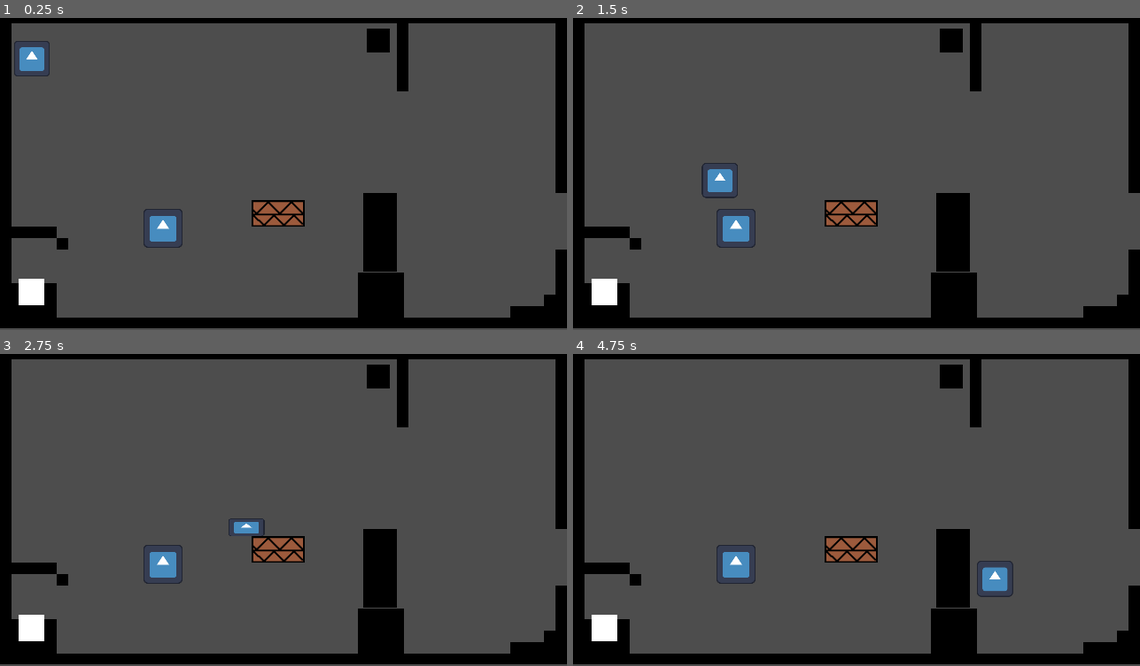
Above: before the commit, frames 1-4 (two rows, left to right).
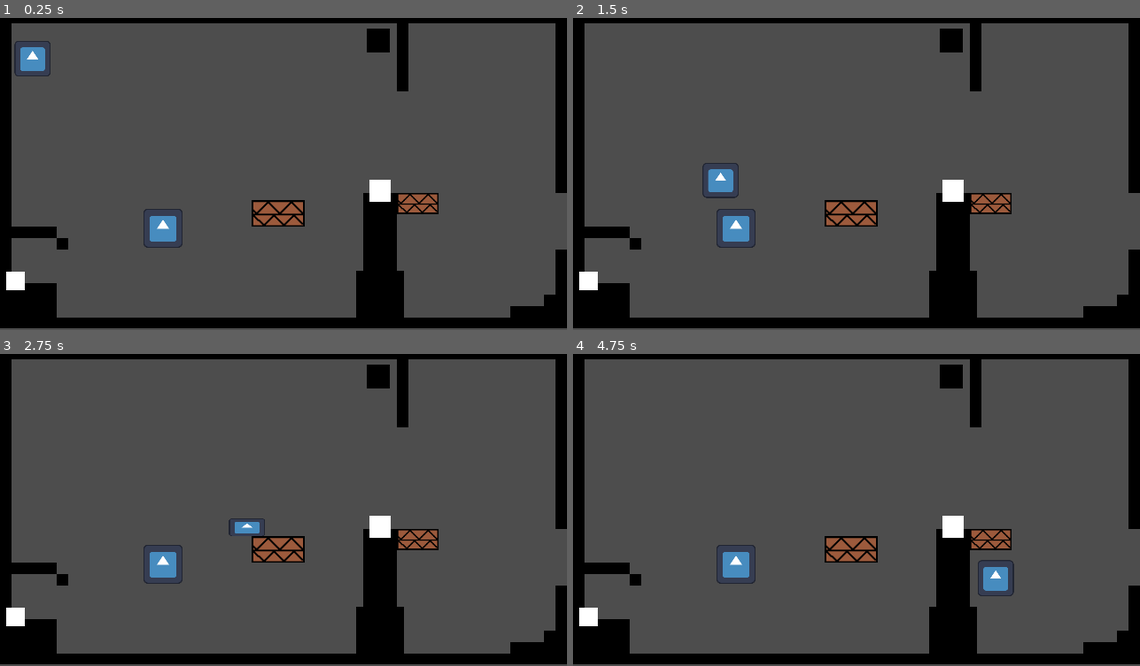
Above: after the commit, the same moments.

Repository: Phobos43/Gamejam
Game: Godot game, scene res://Scenes/platforming test.tscn
Two runs of this game, one before a commit and one after it. Both use one fixed random seed, a clock stepped at 60 frames per second and the inputs below. The project has no main scene, so this scene is started directly. The engine's default icon, where the game draws it, is replaced by a stand-in: a white triangle on a blue panel in a dark square.
Inputs:
- Up to frame 1 (0.25 s): no input
- Up to frame 2 (1.5 s): hold Down (crouch) 0.53-1.28 s; hold Right (move_right) from 0.53 s (still down); tap W (jump) at 0.77 s; tap Down (crouch) at 1.35 s
- Up to frame 3 (2.75 s): tap W (jump) at 1.52 s; release Right (move_right) at 2.03 s; hold A (move_left) from 2.03 s (still down); hold Down (crouch) from 2.03 s (still down)
- Up to frame 4 (4.75 s): release A (move_left) at 2.78 s; release Down (crouch) at 2.78 s; hold Right (move_right) 2.78-4.28 s; tap Down (crouch) at 2.85, 4.35 s; tap W (jump) at 3.02, 3.77, 4.52 s; hold Down (crouch) 3.53-4.28 s; hold A (move_left) from 4.28 s (still down)

The runs differ from the first frame. In frame 1, 1.4% of the frame differs, in the area x 1-78%, y 7-97%; in frame 2, 1.4%; in frame 3, 1.4%; in frame 4, 1.5%, in the area x 1-78%, y 51-97%.

Commit message:
Made platforms work

Diff:
--- a/Scenes/platforming test.tscn
+++ b/Scenes/platforming test.tscn
@@ -135,7 +135,7 @@
 tile_set = SubResource("TileSet_ak5v8")
 
 [node name="Player" parent="." unique_id=2009888759 instance=ExtResource("3_4141e")]
-position = Vector2(90, 90)
+position = Vector2(92, 134)
 
 [node name="Camera2D" type="Camera2D" parent="." unique_id=1779311683]
 anchor_mode = 0
@@ -156,17 +156,32 @@
 sprite = ExtResource("10_u5bkg")
 sprite_scale = 2.34
 
+[node name="TextureDoor" parent="." unique_id=964438886 instance=ExtResource("9_3hbtn")]
+position = Vector2(1073.0005, 798.99976)
+group_id_activation = 1
+easing_mode = 2
+toggled_position = Vector2(1075, 666)
+initial_position = Vector2(1073, 799)
+sprite = ExtResource("2_u51cp")
+sprite_scale = 0.675
+
+[node name="TextureDoor2" parent="." unique_id=1718401157 instance=ExtResource("9_3hbtn")]
+position = Vector2(1179.0005, 541.99976)
+group_id_activation = 2
+easing_mode = 2
+toggled_position = Vector2(1408, 220)
+initial_position = Vector2(1179, 542)
+sprite = ExtResource("10_u5bkg")
+sprite_scale = 1.83
+
 [node name="TexturePlate" parent="." unique_id=774278610 instance=ExtResource("7_dbjo0")]
-position = Vector2(89, 793)
+position = Vector2(44, 761)
 group_id_activation = 1
 sprite = ExtResource("8_mc3sl")
-sprite_scale = 0.37
+sprite_scale = 0.26
 
-[node name="TexturePlatform3" parent="." unique_id=1261606955 instance=ExtResource("9_3hbtn")]
-position = Vector2(1075, 801.99976)
-group_id_activation = 1
-easing_mode = 2
-toggled_position = Vector2(1075, 670)
-initial_position = Vector2(1075, 802)
-sprite = ExtResource("2_u51cp")
-sprite_scale = 0.645
+[node name="TexturePlate2" parent="." unique_id=178239541 instance=ExtResource("7_dbjo0")]
+position = Vector2(1072, 506)
+group_id_activation = 2
+sprite = ExtResource("8_mc3sl")
+sprite_scale = 0.305
--- a/Scripts/LevelScripts/DoorManager.gd
+++ b/Scripts/LevelScripts/DoorManager.gd
@@ -24,7 +24,7 @@
 func _ready() -> void:
 	refresh($CollisionShape2D)
 
-func _physics_process(delta: float) -> void:
+func _physics_process(_delta: float) -> void:
 	if set_positions == Positionset.None:
 		if toggled:
 			movement_to(toggled_position)
--- a/Scripts/LevelScripts/PlateManager.gd
+++ b/Scripts/LevelScripts/PlateManager.gd
@@ -1,7 +1,5 @@
 @tool
 extends TextureComponent
-
-signal toggle_group(id, length)
 
 @export var group_id_activation : int = 0
 @export var show_affecting_groups : bool = false
@@ -9,6 +7,7 @@
 func _ready() -> void:
 	refresh($Area2D/CollisionShape2D)
 	$Area2D.body_entered.connect(body_entered)
+	$Area2D.body_exited.connect(body_exited)
 
 var display_list = []
 
@@ -18,15 +17,23 @@
 			for node in get_tree().get_nodes_in_group("Dynamic Components"):
 				if node.group_id_activation == group_id_activation:
 					var indicator = Line2D.new()
-					indicator.points = [Vector2(0,0), node.position]
+					indicator.points = [Vector2(0,0), to_local(node.global_position)]
 					indicator.add_to_group("Group indicators " + str(group_id_activation))
 					add_child(indicator)
 		else:
-			for node in get_tree().get_nodes_in_group("Group indicator " + str(group_id_activation)):
+			for node in get_tree().get_nodes_in_group("Group indicators " + str(group_id_activation)):
 				node.queue_free()
+
 func body_entered(body:Node2D):
-	toggle_group.emit(group_id_activation, -1)
+	print(body is Player)
+	if body is not Player: return
+	for node in get_tree().get_nodes_in_group("Dynamic Components"):
+		if node.group_id_activation == group_id_activation:
+			node.toggled = true
 
 
 func body_exited(body:Node2D):
-	toggle_group.emit(group_id_activation, 0)
+	if body is not Player: return
+	for node in get_tree().get_nodes_in_group("Dynamic Components"):
+		if node.group_id_activation == group_id_activation:
+			node.toggled = false
